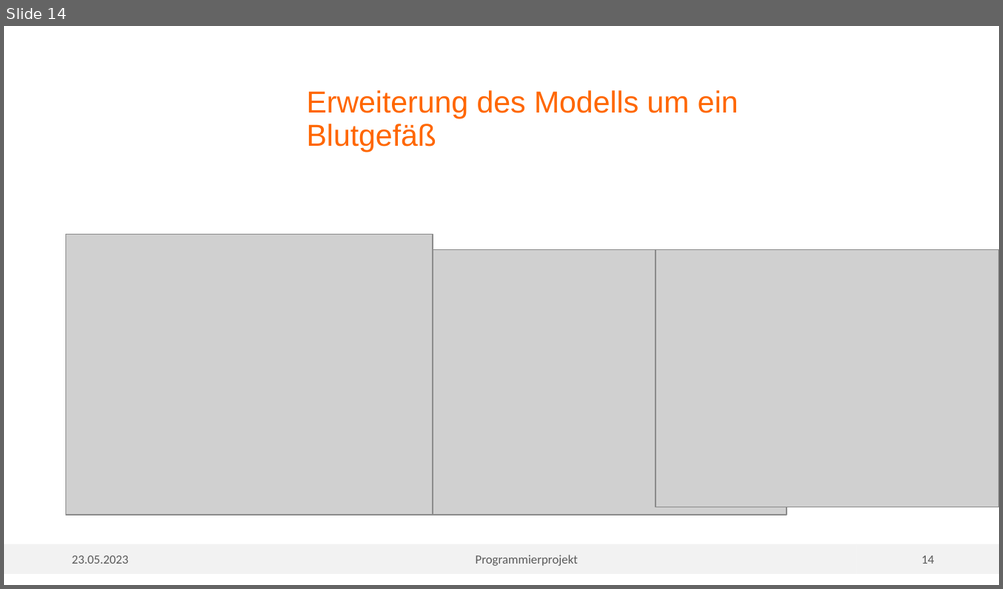
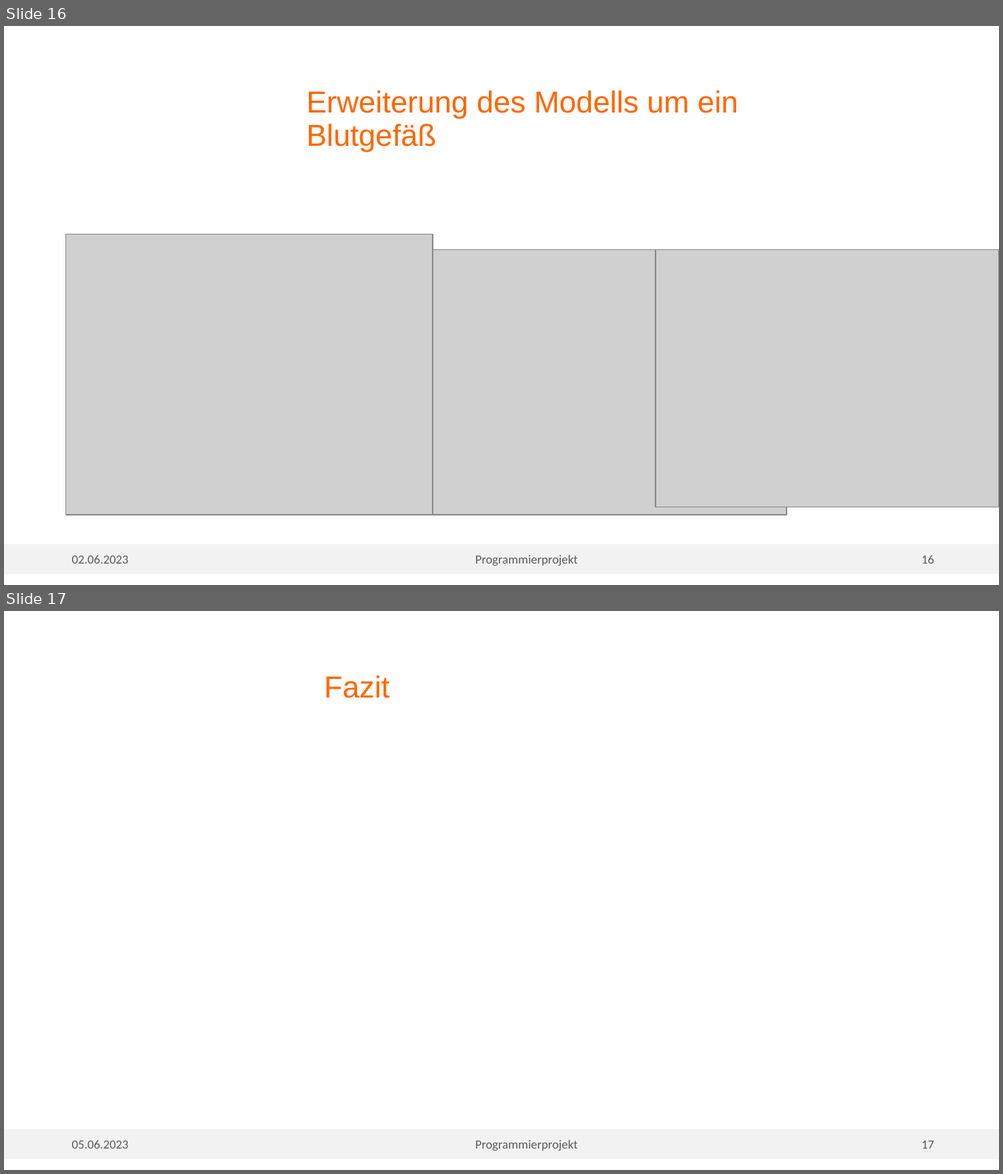
Before and after one commit to vmuelle/mcsim_for_tissue, a slide deck: MC_Tissue.pptx. Shown one above the other, each under a label of ours: slide 14 before the commit, slides 16 and 17 after it. The pictures are 1003x589 and 1003x1174 pixels, drawn with LibreOffice and Linux fonts; fonts in the diff are those of the drawing; grey boxes stand for pictures; background and template pictures are left out. Boxes give left, top, right and bottom in pixels: in the first picture for what was removed or moved away, otherwise in the second. Text is boxed around its words. In the diff, an @@ line names an element or a change of style, - is before the commit and + after.

```diff
--- a/MC_Tissue.pptx
+++ b/MC_Tissue.pptx
@@ slide 17 added at (4,611,999,1170), background #FFFFFF @@
@@ title added at (324,675,390,698), 22 pt, text #FF6600 @@
+Fazit
@@ rectangle added at (4,1129,196,1159), fill #F2F2F2, 9 pt, text #595959 @@
+05.06.2023
@@ rectangle added at (196,1129,856,1159), fill #F2F2F2, 9 pt, text #595959 @@
+Programmierprojekt
@@ page number added at (856,1129,999,1159), fill #F2F2F2, 9 pt, text #595959 @@
+17
@@ what was slide 14 is now slide 16 @@
@@ slide 16 changed as well @@
@@ text in rectangle at (72,555,129,564): text changed @@
-23.05.2023
+02.06.2023
@@ page number at (921,555,933,564): text changed @@
-14
+16
```
Also in this commit, not shown: 14 other slides changed, 2 other slides added, 41 other files.
